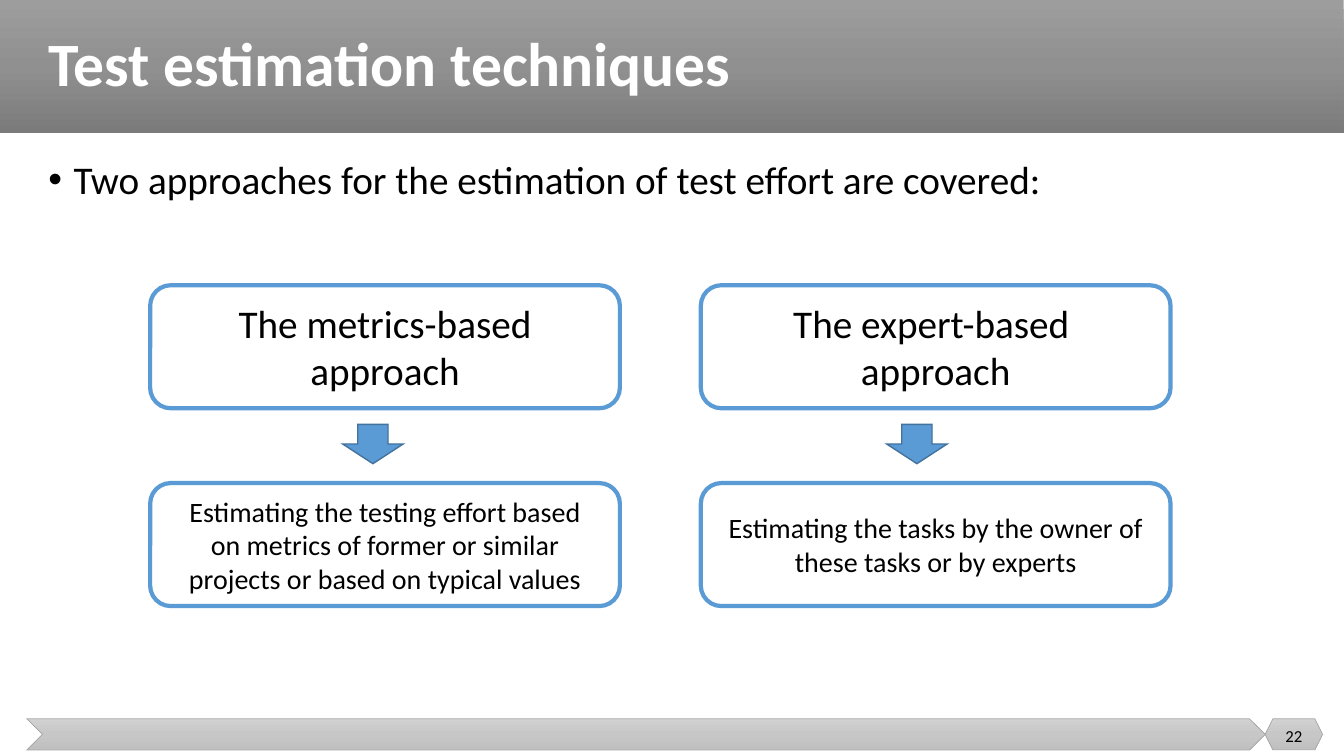
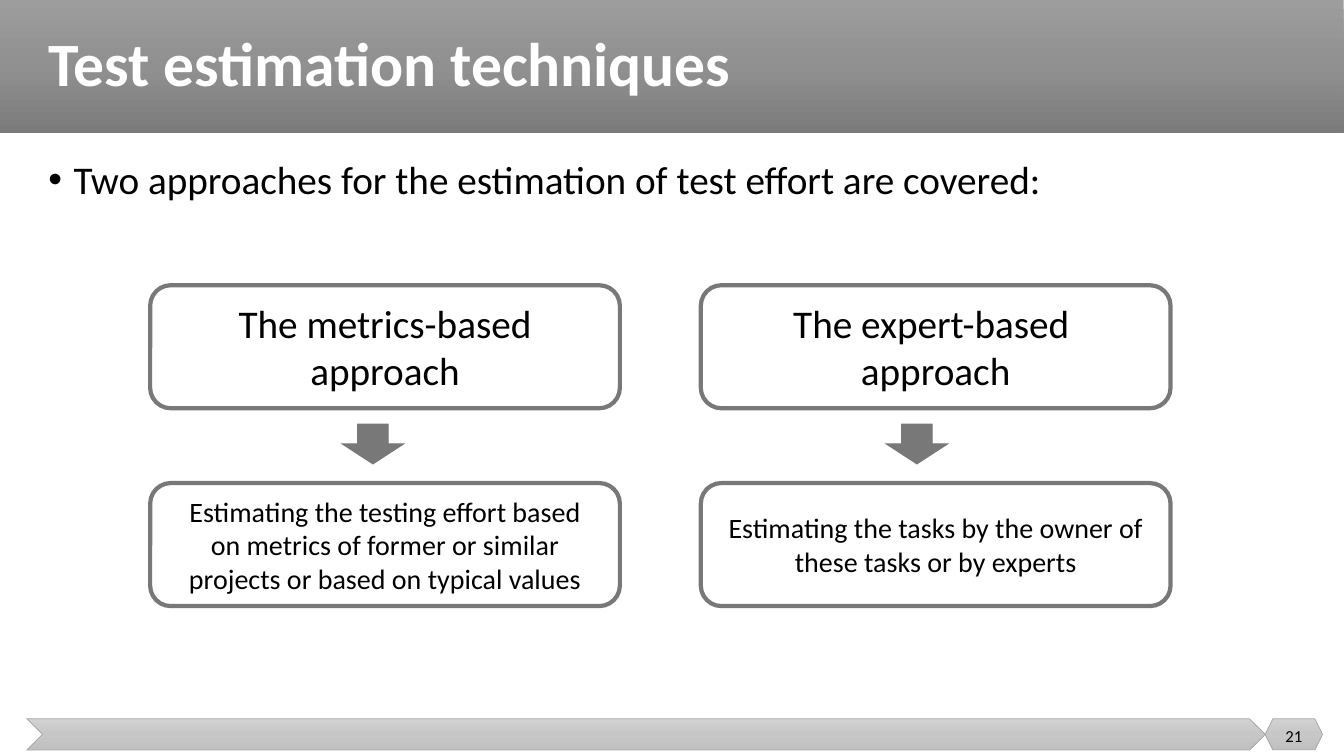
Before and after one commit to malenezi/malenezi, a slide deck: slide 21 of SE401/Lectures/5-Test Management/Test Management.pptx (slide 22 before the commit). Drawn at 1344x756 pixels with LibreOffice and Linux fonts; fonts in the diff are those of the drawing. Boxes give left, top, right and bottom in pixels: in the first picture for what was removed or moved away, otherwise in the second. Text is boxed around its words. In the diff, an @@ line names an element or a change of style, - is before the commit and + after.

```diff
--- a/SE401/Lectures/5-Test Management/Test Management.pptx
+++ b/SE401/Lectures/5-Test Management/Test Management.pptx
@@ down arrow at [343,424,403,464]: fill #5B9BD5 to #787878; outline #43739E 1 pt to #787878 1 pt @@
@@ down arrow at [887,424,948,464]: fill #5B9BD5 to #787878; outline #43739E 1 pt to #787878 1 pt @@
@@ outline #5B9BD5 3 pt to #787878 3 pt in 4 elements at [150,285,620,408], [701,285,1171,408], [150,483,620,606], [701,483,1171,606] @@
@@ page number at [1285,731,1302,742]: text changed @@
-22
+21
```
Also in this commit, not shown: 20 other slides changed, 2 slides removed, 2 other files.
